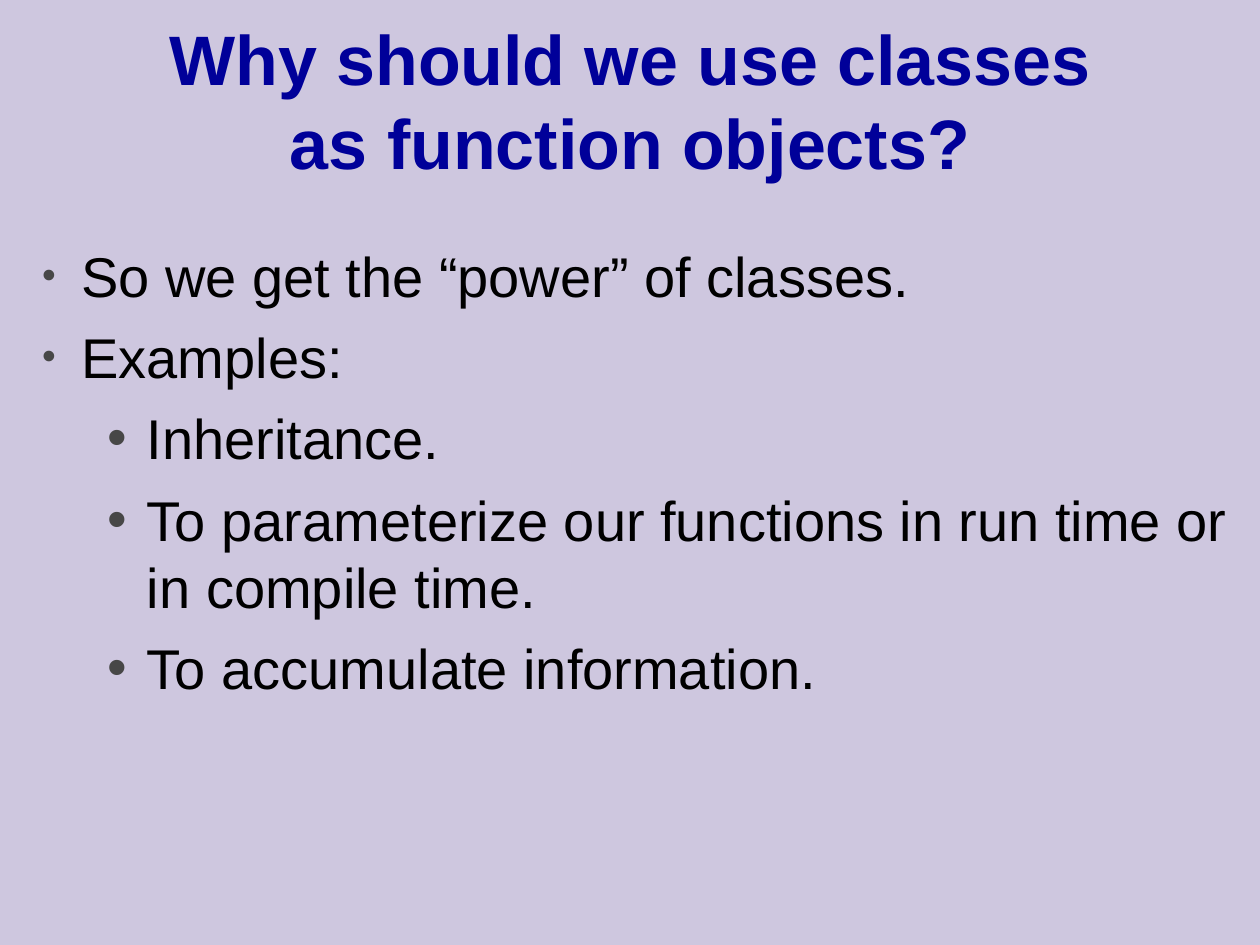
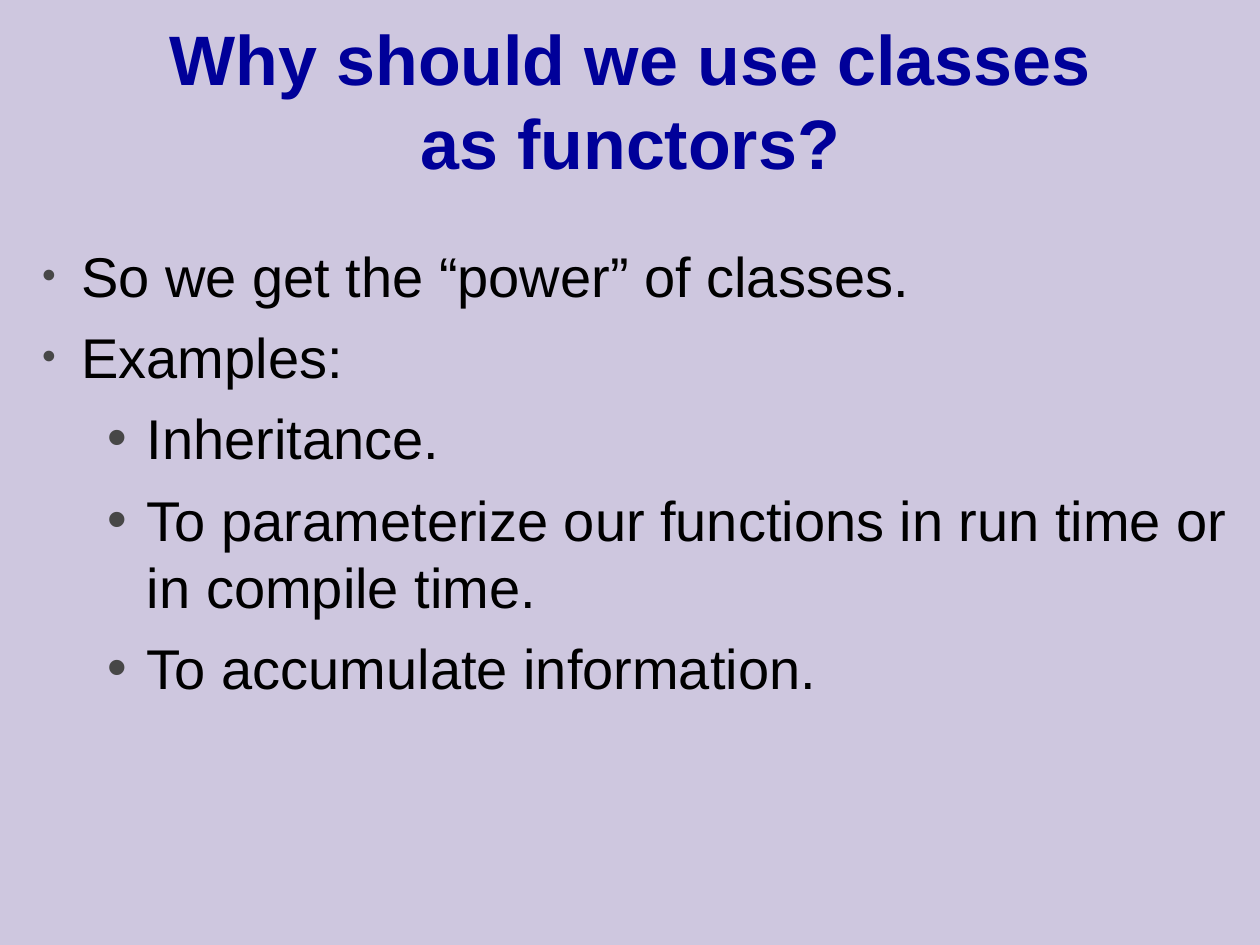
Before and after one commit to cpp-at-ariel/cpp-5779, a slide deck: slide 30 of 10-stl-containers/slides.odp (slide 32 before the commit). Drawn at 1260x945 pixels with LibreOffice and Linux fonts; fonts in the diff are those of the drawing. Boxes give left, top, right and bottom in pixels: in the first picture for what was removed or moved away, otherwise in the second. Text is boxed around its words. In the diff, an @@ line names an element or a change of style, - is before the commit and + after.

```diff
--- a/10-stl-containers/slides.odp
+++ b/10-stl-containers/slides.odp
@@ title at (x1=169, y1=34, x2=1091, y2=170): text changed @@
-Why should we use classes
-as function objects?
+Why should we use classes
+as functors?
```
Also in this commit, not shown: 11 other slides changed, 3 slides added, 5 slides removed, 11 other files.
